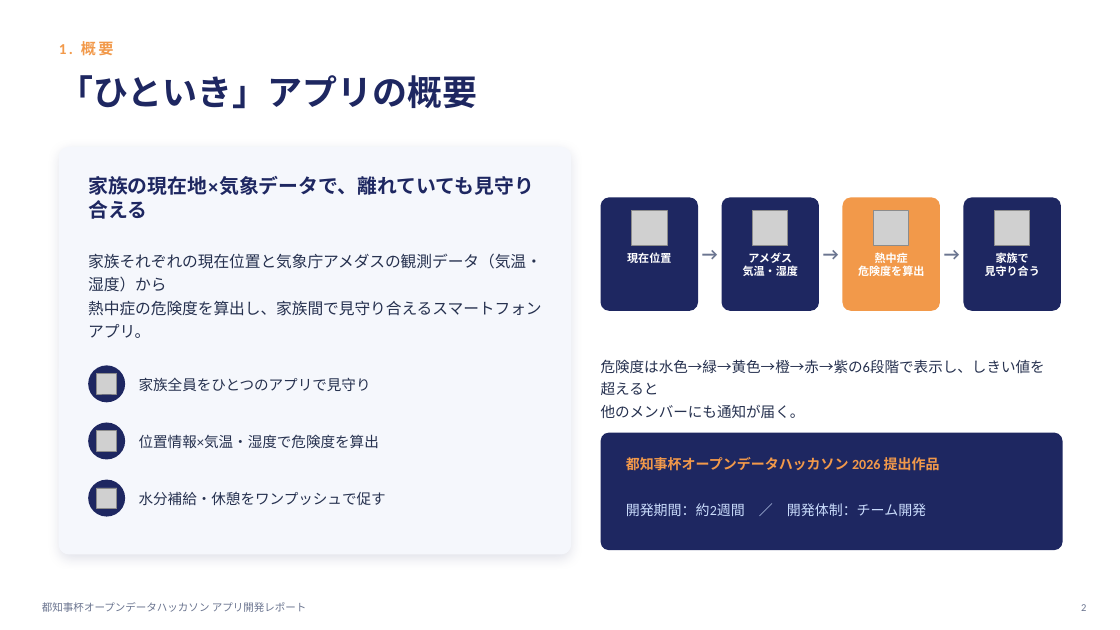
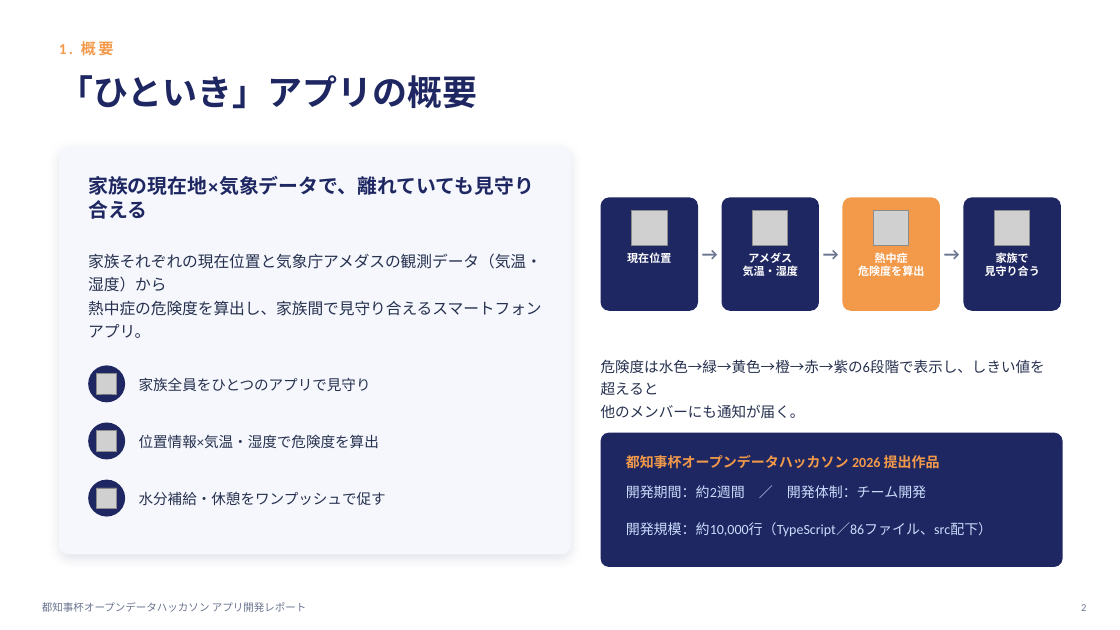
Before and after one commit to TatsuyaSoma/OpenDataHackathon2026_ASH, a slide deck: slide 2 of docs/presentations/9-11_部会発表_ひといきアプリ開発レポート.pptx. Drawn at 1120x630 pixels with LibreOffice and Linux fonts; fonts in the diff are those of the drawing; grey boxes stand for pictures. Boxes give left, top, right and bottom in pixels: in the first picture for what was removed or moved away, otherwise in the second. Text is boxed around its words. In the diff, an @@ line names an element or a change of style, - is before the commit and + after.

```diff
--- a/docs/presentations/9-11_部会発表_ひといきアプリ開発レポート.pptx
+++ b/docs/presentations/9-11_部会発表_ひといきアプリ開発レポート.pptx
@@ rounded rectangle: place and size @@
-rounded rectangle at box(601, 433, 1063, 550)
+rounded rectangle at box(601, 433, 1063, 567)
@@ rounded rectangle at box(601, 433, 1063, 567): proportions changed @@
@@ text "開発期間：約2週間 ／ 開発体制：チーム開発": place and size @@
-text "開発期間：約2週間 ／ 開発体制：チーム開発" at box(626, 503, 926, 516)
+text "開発期間：約2週間 ／ 開発体制：チーム開発" at box(626, 485, 926, 498)
@@ text added at box(626, 522, 992, 537), 12 pt, text #CADCFC @@
+開発規模：約10,000行（TypeScript／86ファイル、src配下）
```
Also in this commit, not shown: 1 other slide changed.
